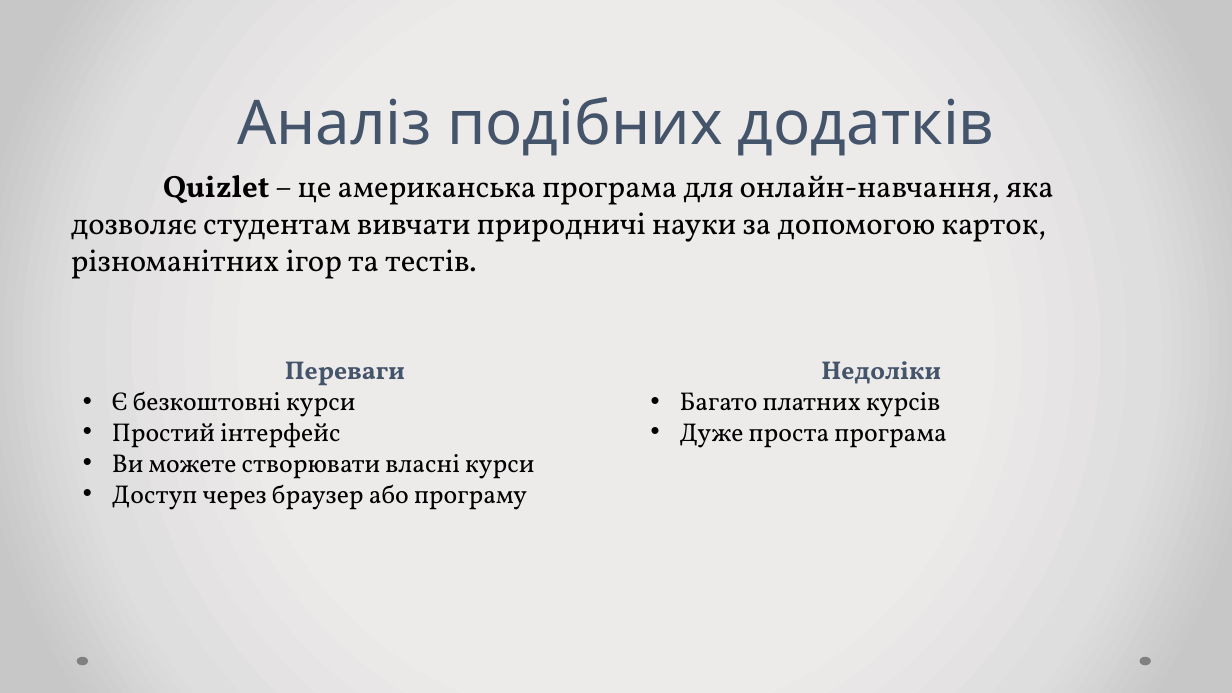
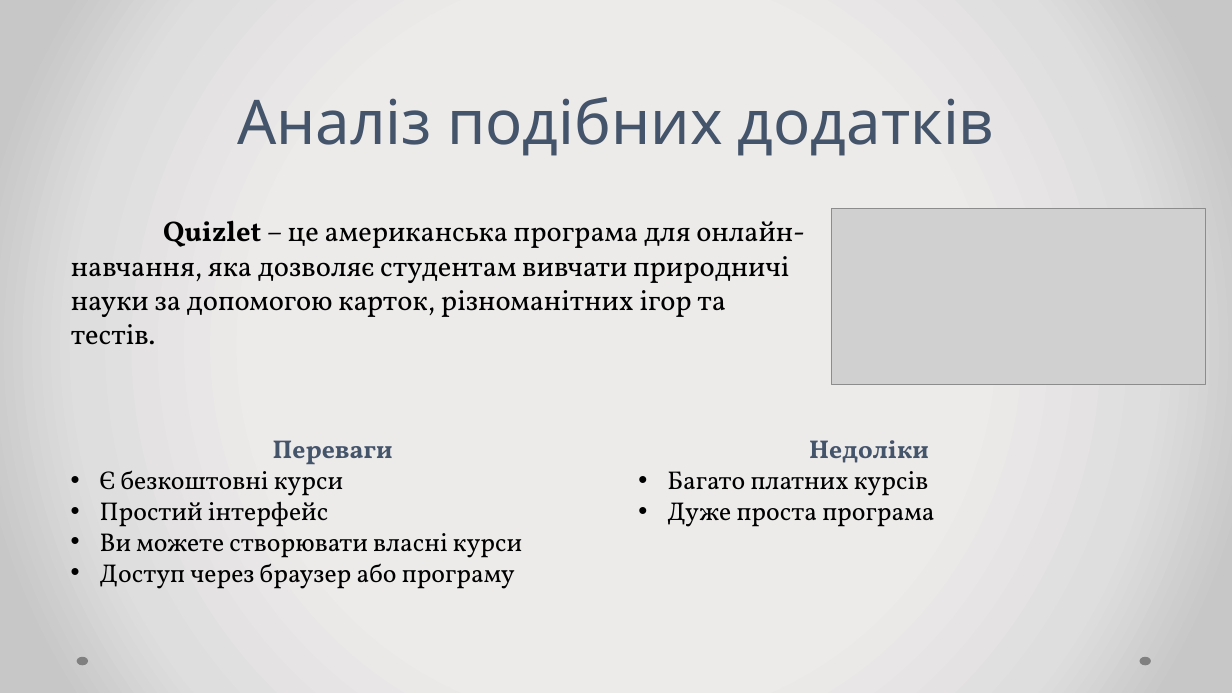
Before and after one commit to Andertius/TeamZavod, a slide deck: slide 9 of MEMENTO.pptx. Drawn at 1232x693 pixels with LibreOffice and Linux fonts; fonts in the diff are those of the drawing; grey boxes stand for pictures. Boxes give left, top, right and bottom in pixels: in the first picture for what was removed or moved away, otherwise in the second. Text is boxed around its words. In the diff, an @@ line names an element or a change of style, - is before the commit and + after.

```diff
--- a/MEMENTO.pptx
+++ b/MEMENTO.pptx
@@ text "Quizlet – це американська програма ...": place and size @@
-text "Quizlet – це американська програма ..." at [71,175,1054,279]
+text "Quizlet – це американська програма ..." at [71,220,805,345]
@@ text "Quizlet – це американська програма ..." at [71,220,805,345]: size 24 to 22.2 pt @@
@@ picture added at [832,209,1205,384] @@
@@ text "Переваги": place and size @@
-text "Переваги" at [112,361,534,510]
+text "Переваги" at [100,440,522,589]
@@ text "Недоліки": place and size @@
-text "Недоліки" at [680,361,946,448]
+text "Недоліки" at [667,440,934,527]
```
Also in this commit, not shown: 4 other slides changed.
